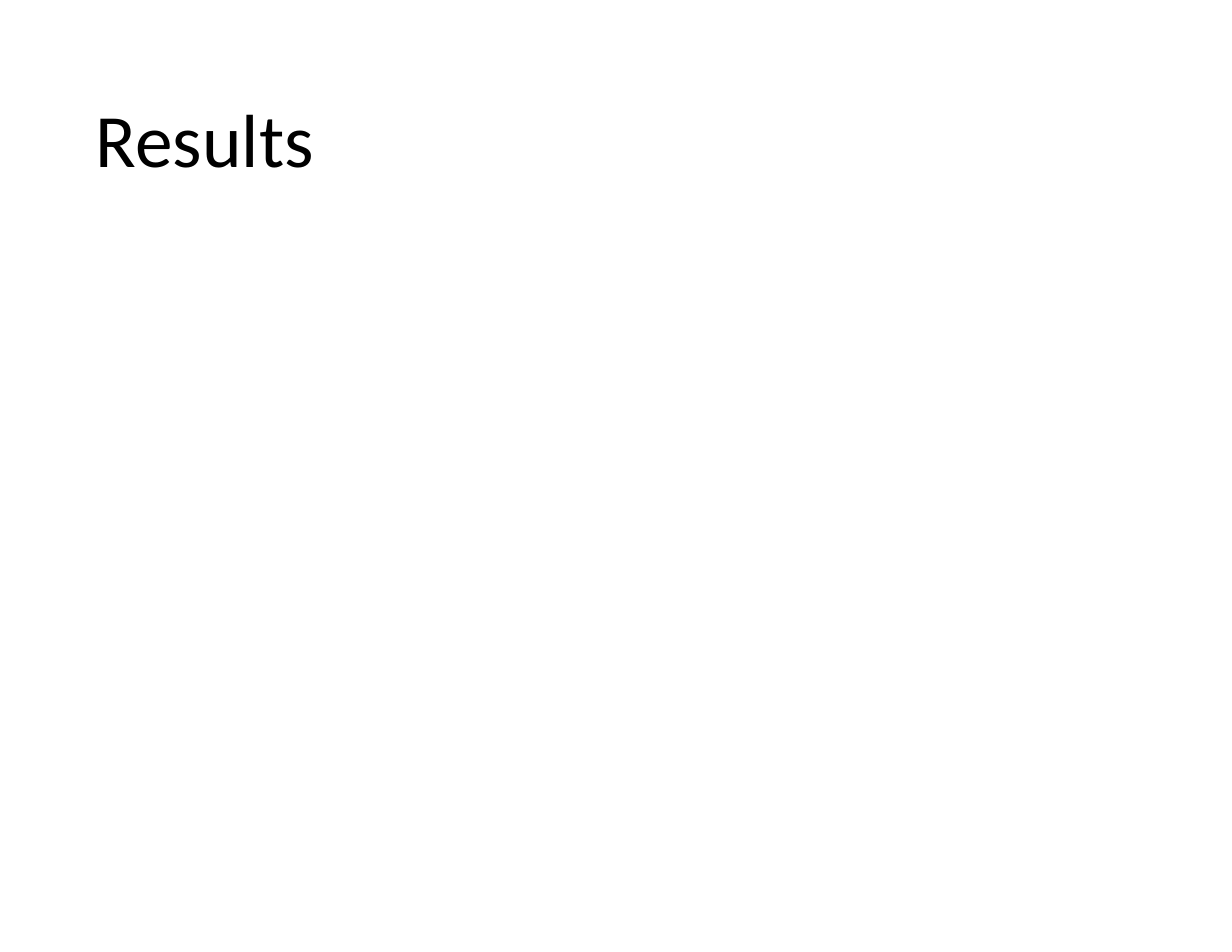
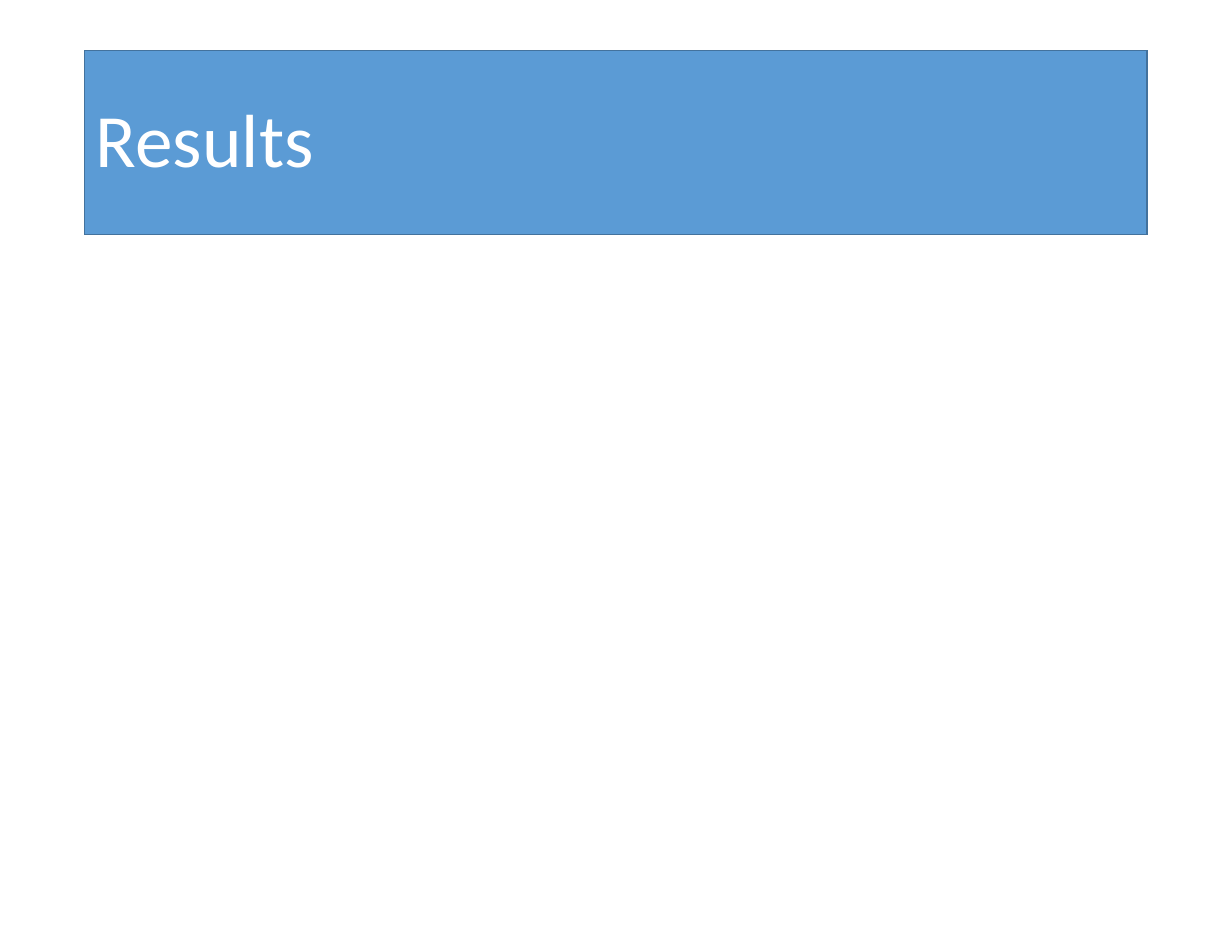
Before and after one commit to leem42/cse446, a slide deck: slide 7 of src/ml_final_project/PosterPresentation.pptx. Drawn at 1232x952 pixels with LibreOffice and Linux fonts; fonts in the diff are those of the drawing. Boxes give left, top, right and bottom in pixels: in the first picture for what was removed or moved away, otherwise in the second. Text is boxed around its words. In the diff, an @@ line names an element or a change of style, - is before the commit and + after.

```diff
--- a/src/ml_final_project/PosterPresentation.pptx
+++ b/src/ml_final_project/PosterPresentation.pptx
@@ title "Results": place and size @@
-title "Results" at (96, 114, 314, 168)
+title "Results" at (85, 50, 1148, 234)
@@ title "Results" at (85, 50, 1148, 234): text colour #000000 to #FFFFFF; fill none to #5B9BD5; outline none to #43739E 1 pt @@
```
Also in this commit, not shown: 4 other slides changed, 4 slides added, 4 slides removed, 8 other files.
